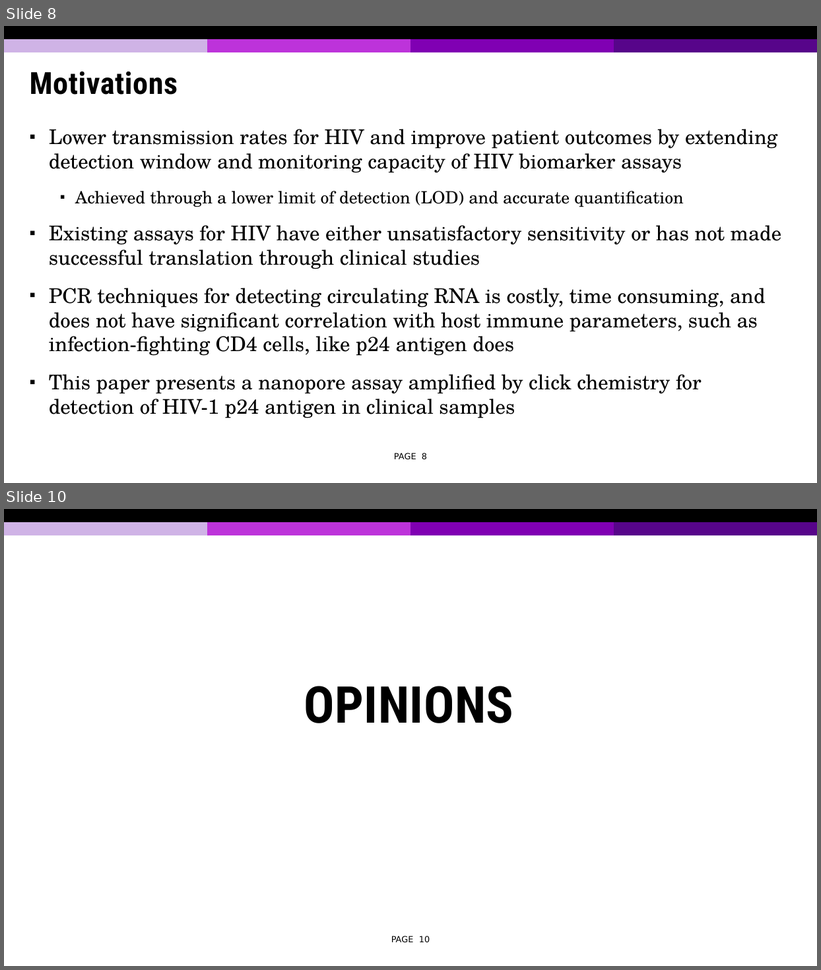
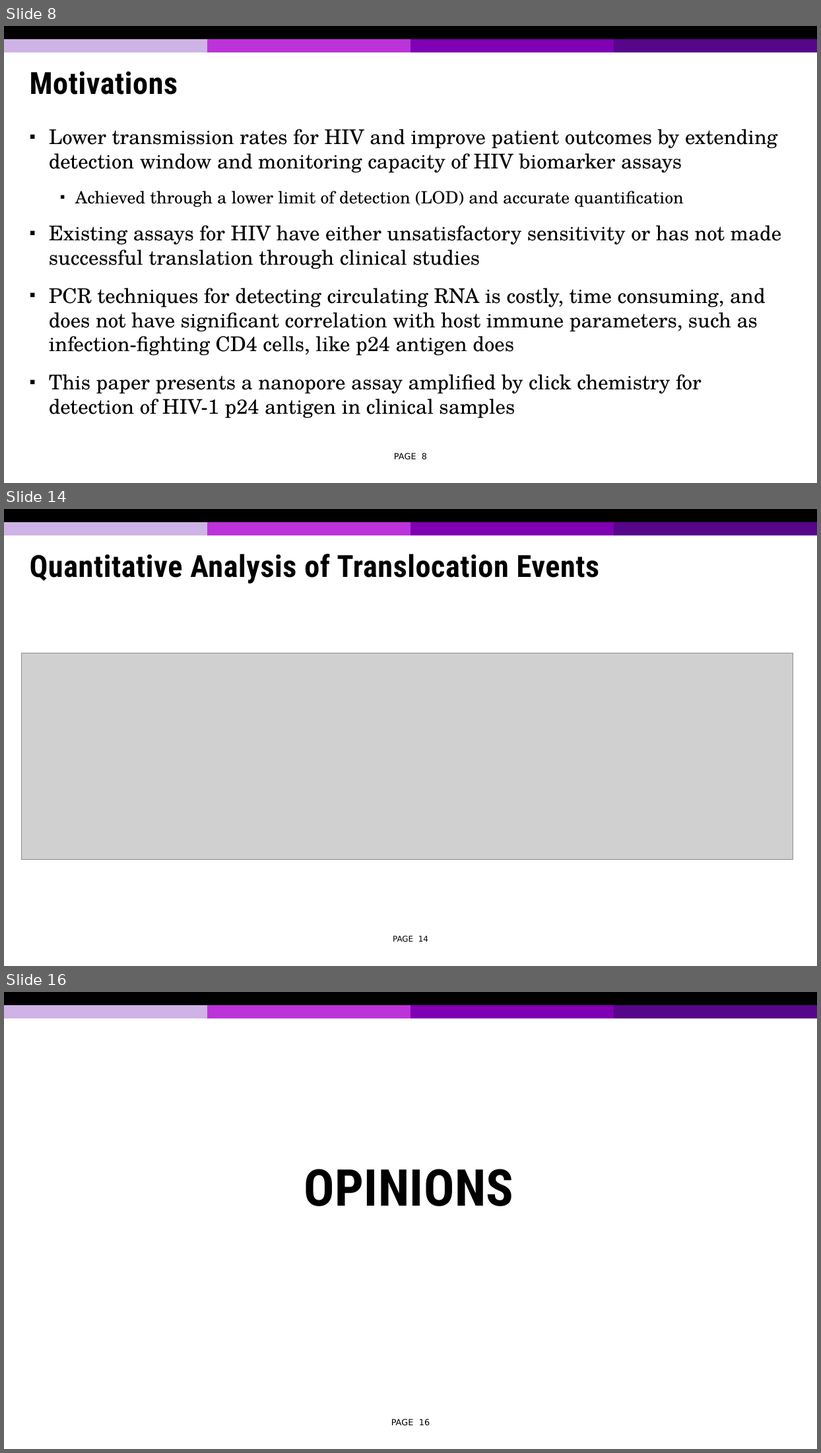
Before and after one commit to tonymin/ECE730, a slide deck: Presentation 2.pptx. Shown one above the other, each under a label of ours: slides 8 and 10 before the commit, slides 8, 14 and 16 after it; the slides between them are not shown. The pictures are 821x970 and 821x1453 pixels, drawn with LibreOffice and Linux fonts; fonts in the diff are those of the drawing; grey boxes stand for pictures; background and template pictures are left out. Boxes give left, top, right and bottom in pixels: in the first picture for what was removed or moved away, otherwise in the second. Text is boxed around its words. In the diff, an @@ line names an element or a change of style, - is before the commit and + after.

```diff
--- a/Presentation 2.pptx
+++ b/Presentation 2.pptx
@@ slide 14 added at (4, 509, 817, 966), background #FFFFFF; not listed: 5 template elements that a slide beside it also shows @@
@@ title added at (30, 554, 600, 584), 27 pt, text #000000, bold @@
+Quantitative Analysis of Translocation Events
@@ picture added at (21, 653, 793, 859) @@
@@ page number added at (393, 936, 428, 942), 7 pt, text #000000 @@
+PAGE 14
@@ what was slide 10 is now slide 16 @@
@@ page number at (391, 1419, 430, 1426): text changed @@
-PAGE 10
+PAGE 16
```
Also in this commit, not shown: 1 slide changed, 6 other slides added, 1 slide removed.
